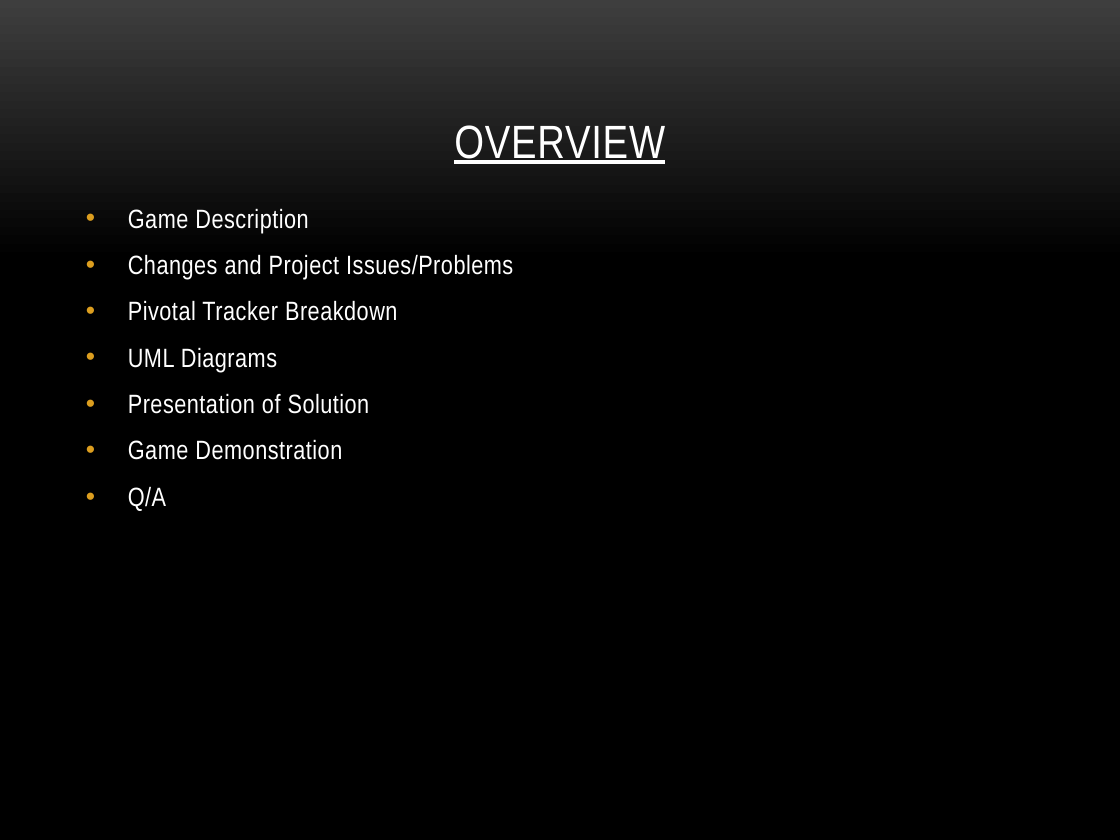
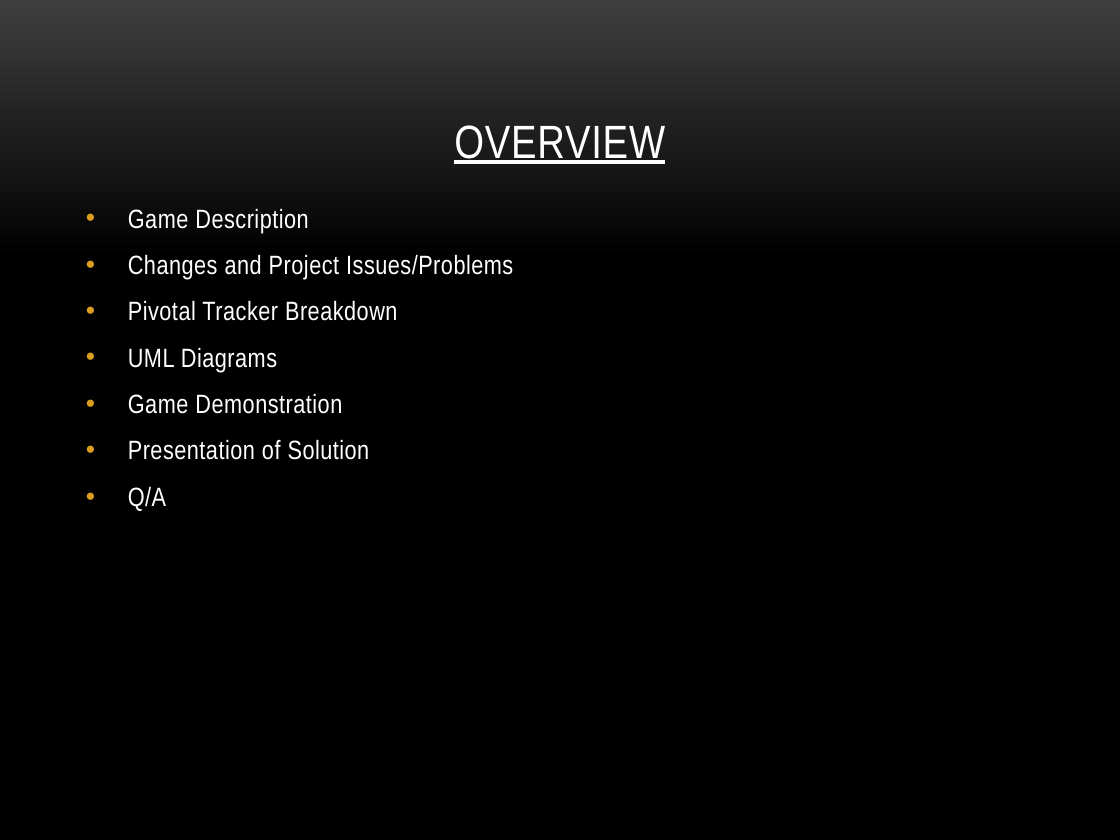
Before and after one commit to rpeacock/CaliphEtAl, a slide deck: slide 3 of Documentation/Flux of Souls final.pptx. Drawn at 1120x840 pixels with LibreOffice and Linux fonts; fonts in the diff are those of the drawing; background and template pictures are left out. Boxes give left, top, right and bottom in pixels: in the first picture for what was removed or moved away, otherwise in the second. Text is boxed around its words. In the diff, an @@ line names an element or a change of style, - is before the commit and + after.

Commit message:
Powerpoint Update

```diff
--- a/Documentation/Flux of Souls final.pptx
+++ b/Documentation/Flux of Souls final.pptx
@@ text at [128,393,342,414]: paragraph added @@
+• Game Demonstration
@@ text at [128,439,342,460]: paragraph removed @@
-• Game Demonstration
```
Also in this commit, not shown: 1 slide added.
